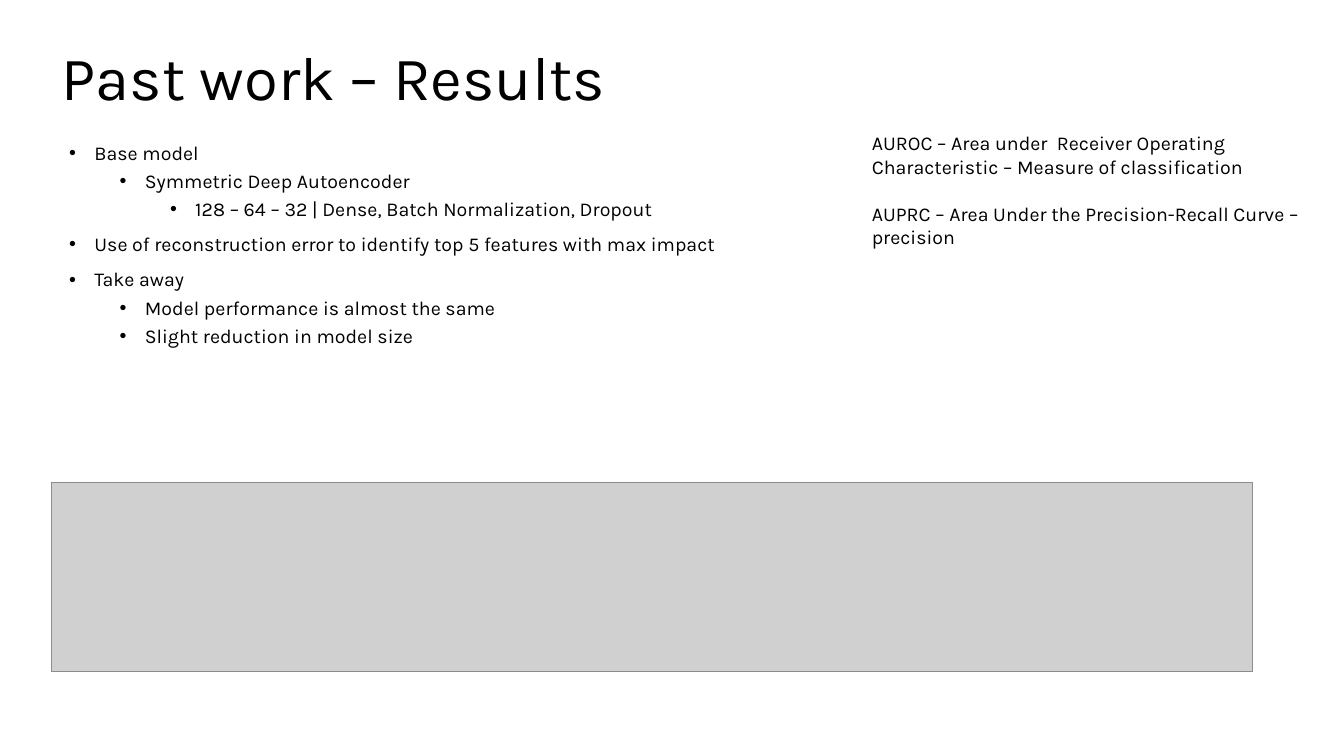
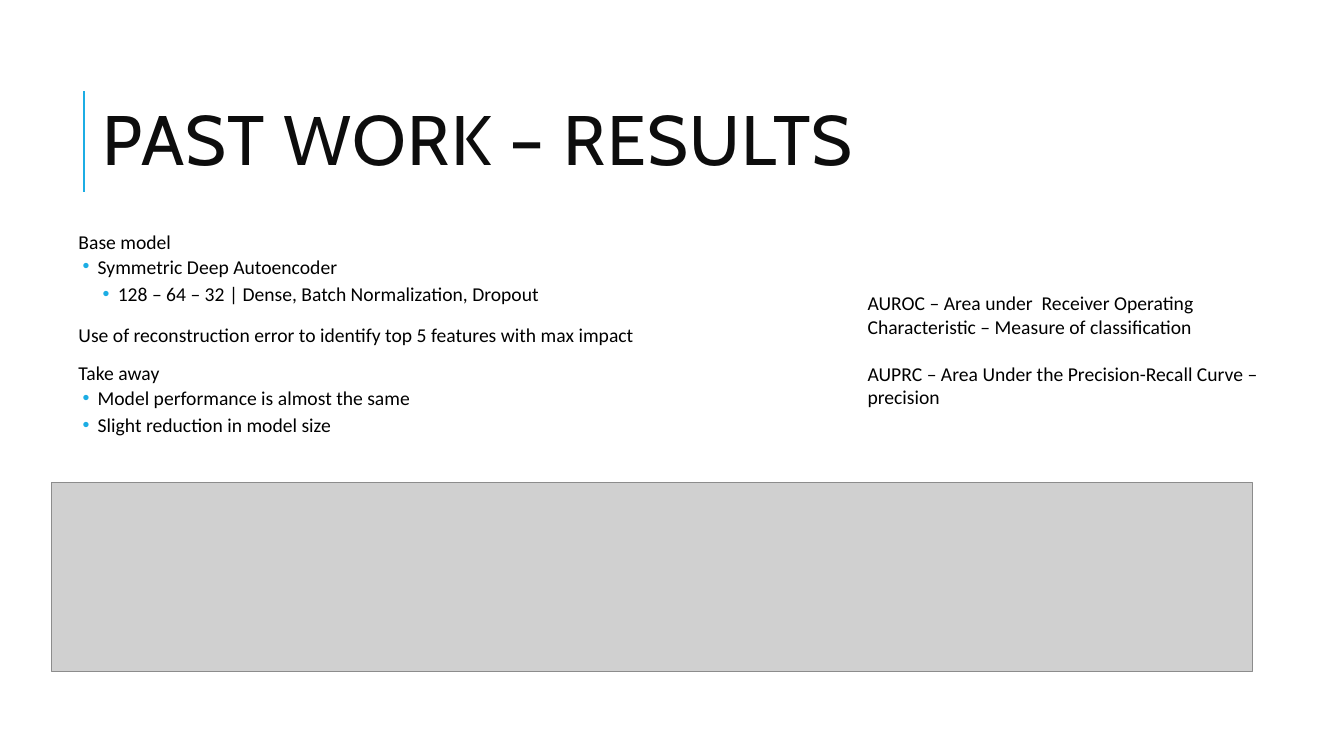
Before and after one commit to likesh525/MIMII-autoencoder, a slide deck: slide 3 of Pump-Net.pptx. Drawn at 1344x756 pixels with LibreOffice and Linux fonts; fonts in the diff are those of the drawing; grey boxes stand for pictures. Boxes give left, top, right and bottom in pixels: in the first picture for what was removed or moved away, otherwise in the second. Text is boxed around its words. In the diff, an @@ line names an element or a change of style, - is before the commit and + after.

```diff
--- a/Pump-Net.pptx
+++ b/Pump-Net.pptx
@@ line added from (84, 192) to (84, 91), #1CADE4 1.5 pt @@
@@ title at [102,115,853,166]: text changed; size 44 to 50 pt; font Karla to Cabin; text colour #000000 to #0D0D0D @@
-Past work – Results
+PAST WORK – RESULTS
@@ text "Base model": place and size @@
-text "Base model" at [94,146,715,348]
+text "Base model" at [78,235,634,436]
@@ text "Base model" at [78,235,634,436]: font Karla to Calibri; bullet • to  ; line spacing 0.9 to 0.8; more space between paragraphs; indent changed @@
@@ text "AUROC – Area under Receiver ...": place and size @@
-text "AUROC – Area under Receiver ..." at [872,136,1284,249]
+text "AUROC – Area under Receiver ..." at [868,296,1243,407]
@@ text "AUROC – Area under Receiver ..." at [868,296,1243,407]: font Karla to Calibri @@
```
Also in this commit, not shown: 4 other slides changed, 1 other file.
